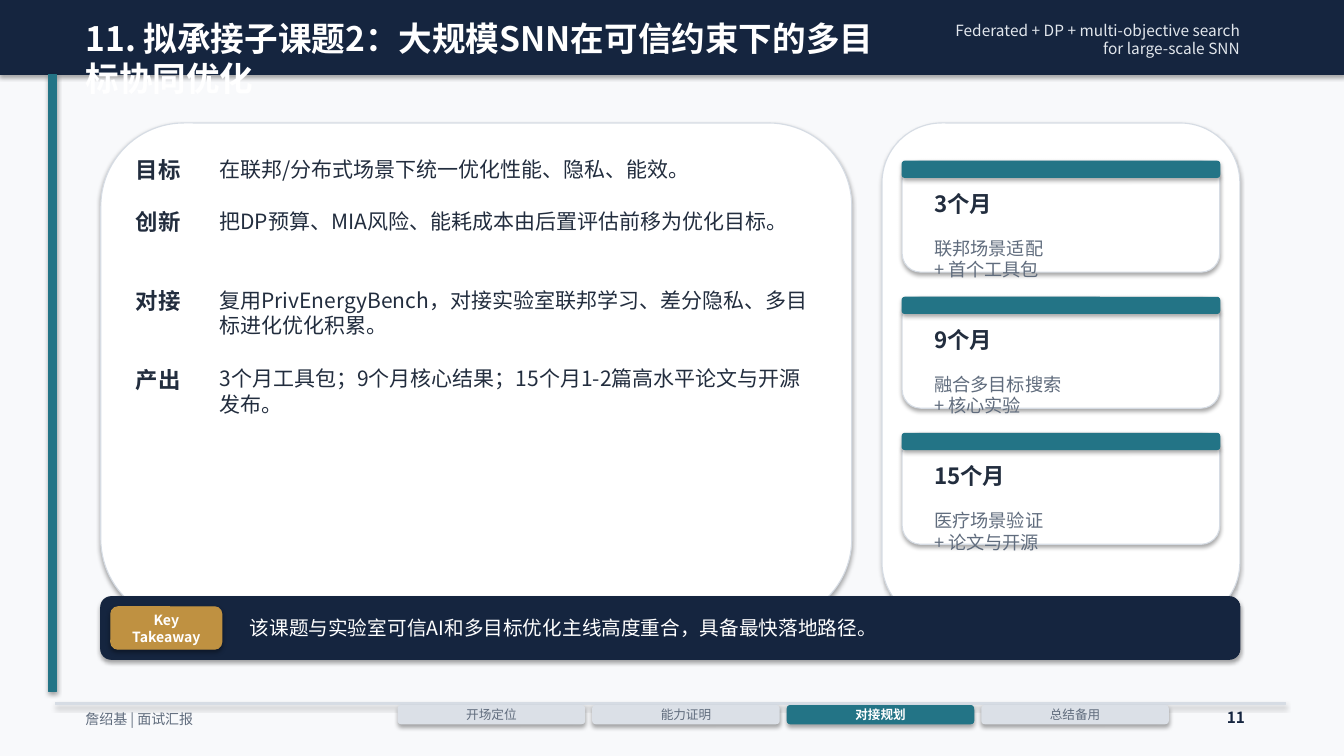
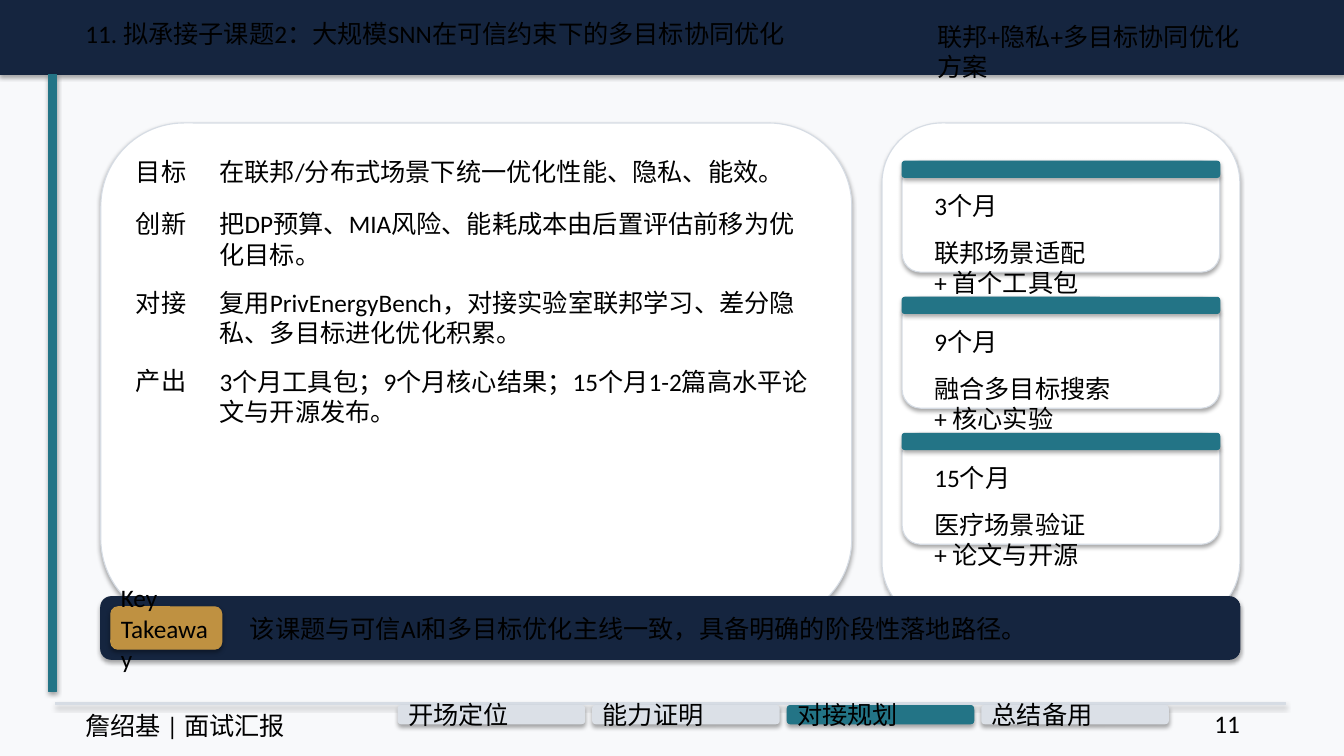
Before and after one commit to ZhanMous/PrivEnergyBench, a slide deck: slide 11 of docs/20min_面试汇报_詹绍基_20页图表版.pptx. Drawn at 1344x756 pixels with LibreOffice and Linux fonts; fonts in the diff are those of the drawing. Boxes give left, top, right and bottom in pixels: in the first picture for what was removed or moved away, otherwise in the second. Text is boxed around its words. In the diff, an @@ line names an element or a change of style, - is before the commit and + after.

```diff
--- a/docs/20min_面试汇报_詹绍基_20页图表版.pptx
+++ b/docs/20min_面试汇报_詹绍基_20页图表版.pptx
@@ text removed at [85,22,874,54] @@
-11. 拟承接子课题2：大规模SNN在可信约束下的多目标协同优化
@@ text at [220,55,987,235]: text changed; size 11 to 18 pt; font Noto Sans CJK SC to Calibri; text colour #E2E7ED to #000000 @@
-Federated + DP + multi-objective search for large-scale SNN
+联邦+隐私+多目标协同优化方案
@@ size 15 to 18 pt, font Noto Sans CJK SC to Calibri, text colour #222D3E to #000000 in 4 elements at [220,159,784,183], [220,211,795,266], [220,290,795,344], [220,370,808,423] @@
@@ size 16 to 18 pt, font Noto Sans CJK SC to Calibri, text colour #222D3E to #000000, bold off in 7 elements at [136,159,186,183], [136,212,186,235], [136,290,186,314], [136,369,186,392], [934,195,997,217], [934,331,997,353], [934,467,1010,489] @@
@@ size 13 to 18 pt, font Noto Sans CJK SC to Calibri, text colour #606C7D to #000000 in 3 elements at [934,241,1085,298], [934,376,1110,434], [934,512,1085,566] @@
@@ text "Key Takeaway" at [121,587,157,611]: size 10 to 18 pt, font Noto Sans CJK SC to Calibri, text colour #FFFFFF to #000000, bold off; alignment centre to left @@
@@ text removed at [250,618,877,637] @@
-该课题与实验室可信AI和多目标优化主线高度重合，具备最快落地路径。
@@ text "詹绍基 | 面试汇报" at [85,713,285,737]: size 10 to 18 pt, font Noto Sans CJK SC to Calibri, text colour #606C7D to #000000 @@
@@ text "对接规划" at [797,699,898,731]: size 9 to 18 pt, font Noto Sans CJK SC to Calibri, text colour #FFFFFF to #000000, bold off; alignment centre to left @@
@@ size 9 to 18 pt, font Noto Sans CJK SC to Calibri, text colour #606C7D to #000000; alignment centre to left in 3 elements at [408,702,509,727], [603,703,704,727], [992,702,1093,727] @@
@@ text "11" at [1214,716,1240,733]: size 11 to 18 pt, font Noto Sans CJK SC to Calibri, text colour #15253F to #000000, bold off; alignment right to left @@
```
Also in this commit, not shown: 17 other slides changed, 8 other files.
